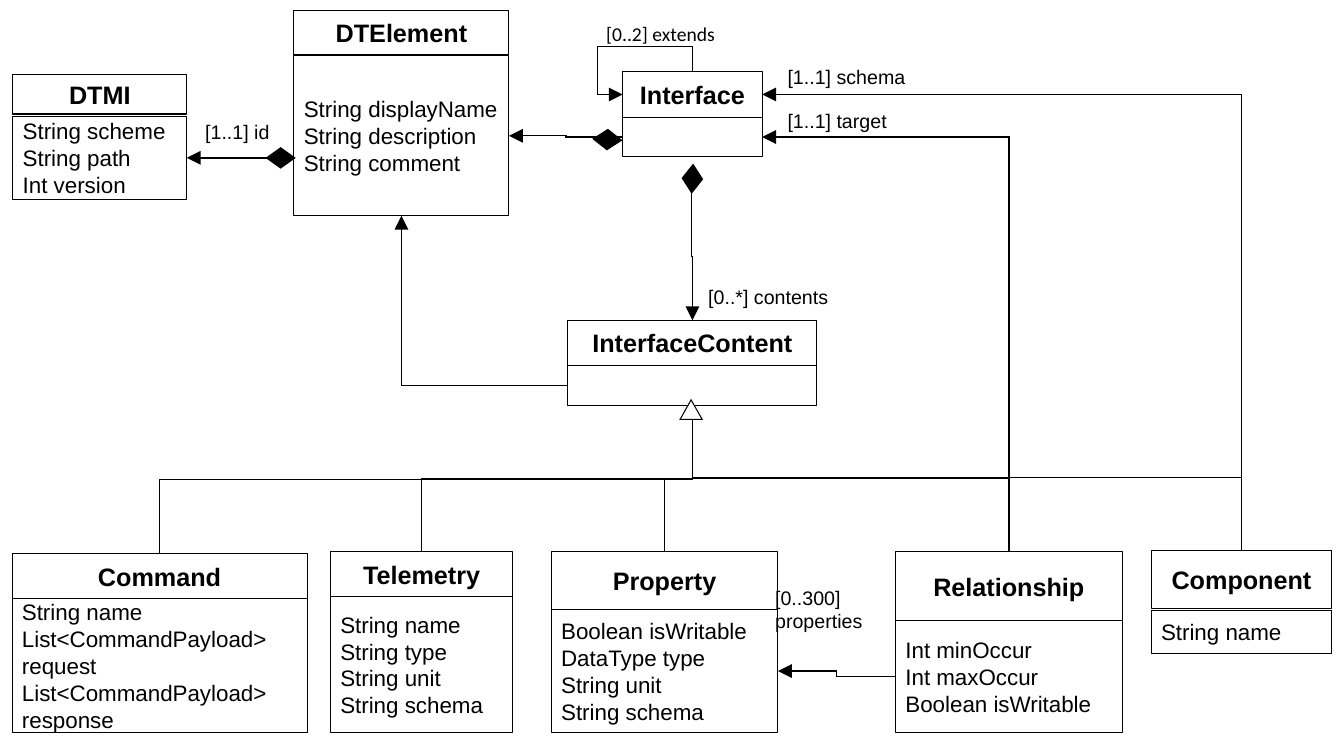
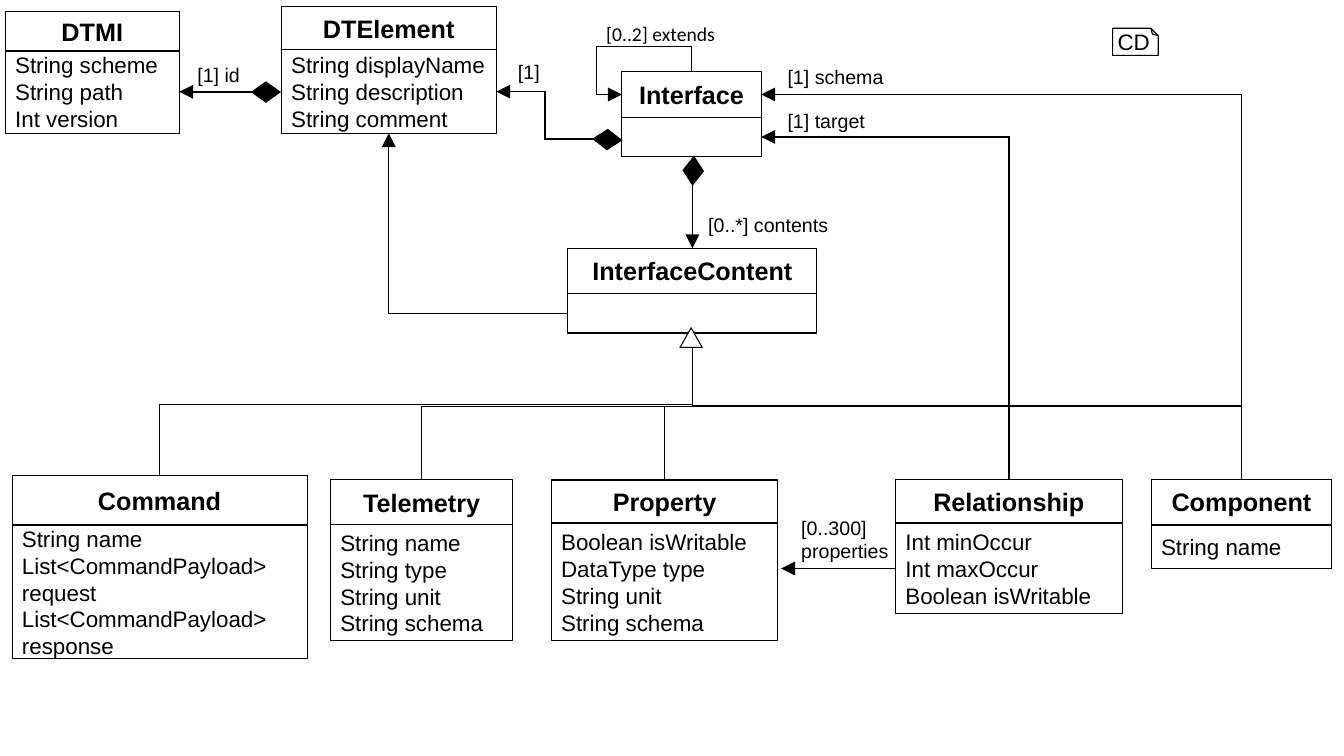
Before and after one commit to derlehner/dt_language_comparison, a slide deck: slide 1 of Figures.pptx. Drawn at 1344x756 pixels with LibreOffice and Linux fonts; fonts in the diff are those of the drawing. Boxes give left, top, right and bottom in pixels: in the first picture for what was removed or moved away, otherwise in the second. Text is boxed around its words. In the diff, an @@ line names an element or a change of style, - is before the commit and + after.

```diff
--- a/Figures.pptx
+++ b/Figures.pptx
@@ rectangle "DTMI": place and size @@
-rectangle "DTMI" at box(13, 75, 188, 114)
+rectangle "DTMI" at box(5, 11, 179, 50)
@@ rectangle "DTElement": place and size @@
-rectangle "DTElement" at box(294, 11, 509, 54)
+rectangle "DTElement" at box(281, 6, 496, 49)
@@ folded corner added at box(1113, 28, 1158, 55), fill #FFFFFF, outline #000000 0.75 pt, 16 pt, text #000000 @@
+CD
@@ rectangle "String scheme": place and size @@
-rectangle "String scheme" at box(13, 116, 188, 200)
+rectangle "String scheme" at box(5, 50, 179, 134)
@@ rectangle "String displayName": place and size @@
-rectangle "String displayName" at box(294, 56, 509, 216)
+rectangle "String displayName" at box(281, 50, 496, 134)
@@ text at box(197, 67, 240, 86): text changed @@
-[1..1] id
+[1] id
@@ diamond: place and size @@
-diamond at box(267, 148, 295, 168)
+diamond at box(252, 83, 280, 103)
@@ text added at box(518, 64, 540, 83), 14 pt, text #000000 @@
+[1]
@@ text at box(788, 69, 884, 88): text changed @@
-[1..1] schema
+[1] schema
@@ elbow arrow moved from (267, 158) - (187, 158) to (252, 92) - (179, 92) @@
@@ elbow arrow moved from (623, 137) - (509, 136) to (594, 139) - (496, 92) @@
@@ elbow arrow moved from (1242, 551) - (762, 95) to (1242, 479) - (761, 95) @@
@@ text at box(788, 113, 865, 132): text changed @@
-[1..1] target
+[1] target
@@ elbow arrow moved from (568, 385) - (401, 216) to (568, 314) - (389, 133) @@
@@ elbow arrow moved from (1009, 552) - (762, 137) to (1009, 479) - (761, 137) @@
@@ diamond: place and size @@
-diamond at box(682, 164, 703, 193)
+diamond at box(683, 157, 704, 186)
@@ elbow arrow moved from (692, 193) - (693, 321) to (693, 185) - (693, 248) @@
@@ 3 rectangles: place and size @@
-3 rectangles at box(12, 321, 817, 732)
+3 rectangles at box(12, 248, 817, 658)
@@ elbow arrow moved from (159, 554) - (693, 405) to (159, 476) - (693, 333) @@
@@ 4 elbow arrows, 1 text, 1 rectangle, 1 triangle: place and size @@
-4 elbow arrows, 1 text, 1 rectangle, 1 triangle at box(331, 289, 1242, 597)
+4 elbow arrows, 1 text, 1 rectangle, 1 triangle at box(331, 217, 1242, 525)
@@ rectangle "Command": place and size @@
-rectangle "Command" at box(12, 554, 308, 599)
+rectangle "Command" at box(12, 476, 308, 525)
@@ rectangle "Relationship": place and size @@
-rectangle "Relationship" at box(895, 552, 1122, 621)
+rectangle "Relationship" at box(895, 479, 1122, 522)
@@ rectangle "Component": place and size @@
-rectangle "Component" at box(1151, 551, 1332, 609)
+rectangle "Component" at box(1151, 479, 1332, 524)
@@ rectangle "Property": place and size @@
-rectangle "Property" at box(552, 552, 778, 610)
+rectangle "Property" at box(552, 480, 778, 523)
@@ rectangle "String name": place and size @@
-rectangle "String name" at box(331, 597, 513, 733)
+rectangle "String name" at box(331, 525, 513, 641)
@@ rectangle "Boolean isWritable": place and size @@
-rectangle "Boolean isWritable" at box(552, 610, 778, 733)
+rectangle "Boolean isWritable" at box(552, 523, 778, 641)
@@ text "[0..300] properties": place and size @@
-text "[0..300] properties" at box(775, 589, 862, 633)
+text "[0..300] properties" at box(801, 520, 888, 562)
@@ rectangle "Int minOccur": place and size @@
-rectangle "Int minOccur" at box(895, 621, 1122, 733)
+rectangle "Int minOccur" at box(895, 524, 1122, 614)
@@ rectangle "String name": place and size @@
-rectangle "String name" at box(1151, 610, 1332, 653)
+rectangle "String name" at box(1151, 525, 1332, 569)
@@ elbow arrow moved from (895, 677) - (778, 671) to (895, 569) - (781, 569) @@
```
Also in this commit, not shown: 1 other slide changed, 3 other files.
